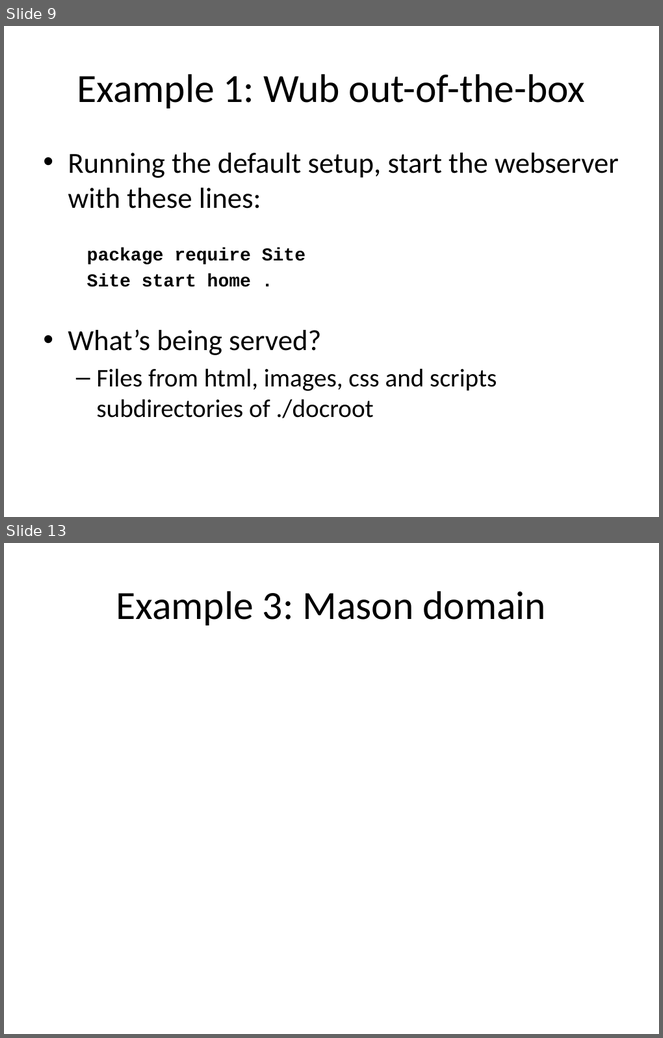
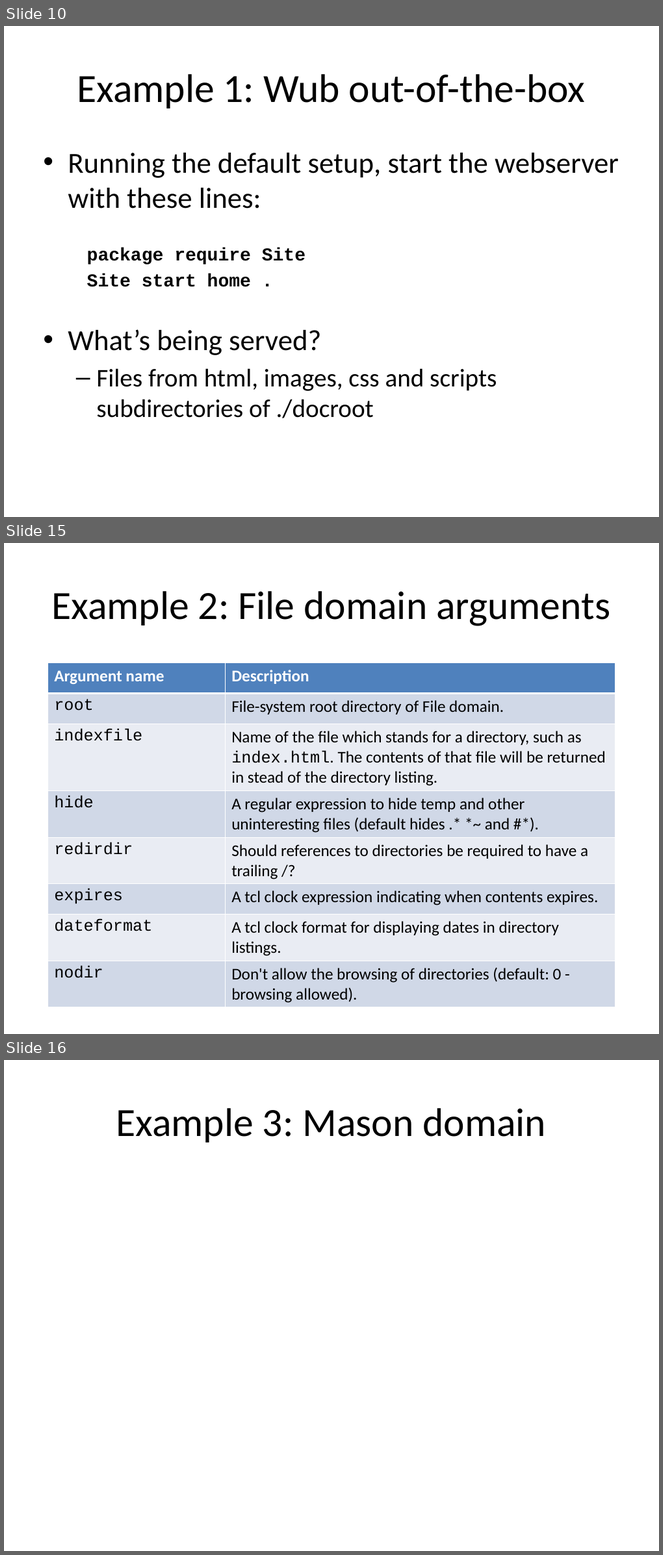
Before and after one commit to jdc8/wubwikit, a slide deck: wubexamples/Lets_Wub.pptx. Shown one above the other, each under a label of ours: slides 9 and 13 before the commit, slides 10, 15 and 16 after it; the slides between them are not shown. The pictures are 663x1038 and 663x1555 pixels, drawn with LibreOffice and Linux fonts; fonts in the diff are those of the drawing; background and template pictures are left out. Boxes give left, top, right and bottom in pixels: in the first picture for what was removed or moved away, otherwise in the second. Text is boxed around its words. In the diff, an @@ line names an element or a change of style, - is before the commit and + after.

```diff
--- a/wubexamples/Lets_Wub.pptx
+++ b/wubexamples/Lets_Wub.pptx
@@ slide 15 added at (4, 543, 659, 1034), background #FFFFFF @@
@@ title added at (52, 591, 610, 626), 44 pt, text #000000 @@
+Example 2: File domain arguments
@@ table added at (48, 663, 616, 1006), 8 rows, 2 columns @@
+Argument name | Description
+root | File-system root directory of File domain.
+indexfile | Name of the file which stands for a directory, such as index.html. The contents of that file will be returned in stead of the directory listing.
+hide | A regular expression to hide temp and other uninteresting files (default hides .* *~ and #*).
+redirdir | Should references to directories be required to have a trailing /?
+expires | A tcl clock expression indicating when contents expires.
+dateformat | A tcl clock format for displaying dates in directory listings.
+nodir | Don't allow the browsing of directories (default: 0 - browsing allowed).
@@ what was slide 9 is now slide 10 @@
@@ what was slide 13 is now slide 16 @@
```
Also in this commit, not shown: 4 slides changed, 2 other slides added.
